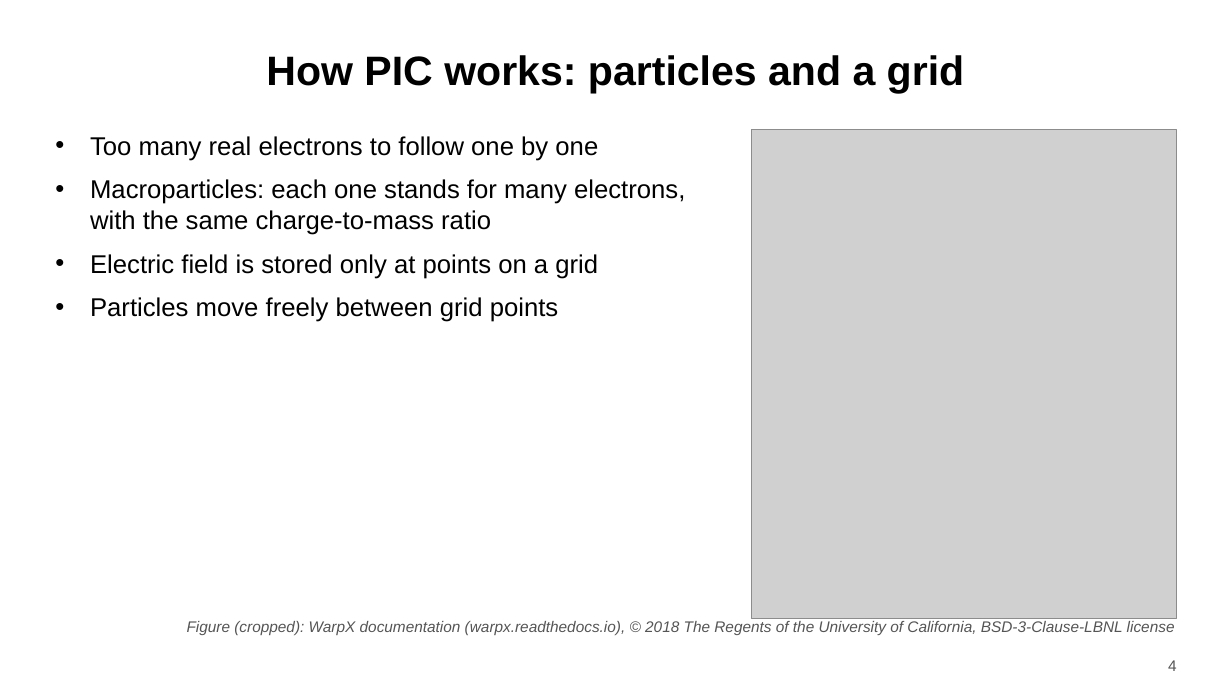
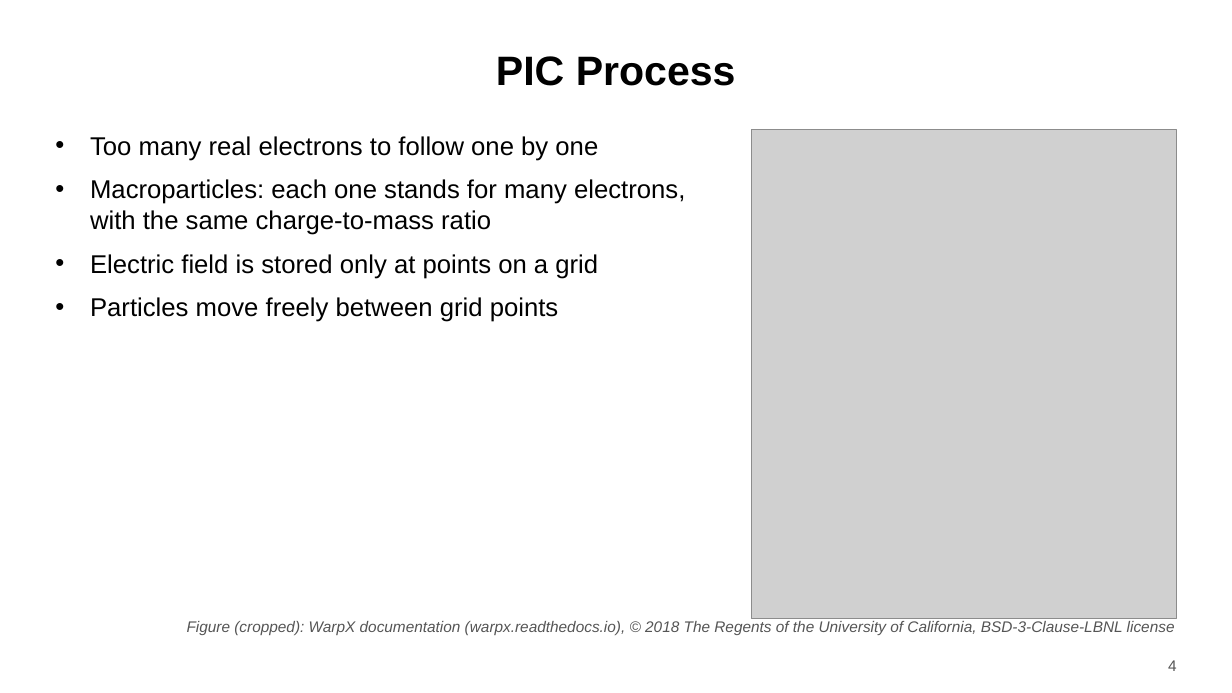
Before and after one commit to harry-wu-28/plasma, a slide deck: slide 4 of twostream/results/talk/twostream_talk_final.pptx. Drawn at 1232x693 pixels with LibreOffice and Linux fonts; fonts in the diff are those of the drawing; grey boxes stand for pictures. Boxes give left, top, right and bottom in pixels: in the first picture for what was removed or moved away, otherwise in the second. Text is boxed around its words. In the diff, an @@ line names an element or a change of style, - is before the commit and + after.

```diff
--- a/twostream/results/talk/twostream_talk_final.pptx
+++ b/twostream/results/talk/twostream_talk_final.pptx
@@ title at (x1=496, y1=56, x2=736, y2=86): text changed @@
-How PIC works: particles and a grid
+PIC Process
```
Also in this commit, not shown: 5 other slides changed, 1 slide added.
